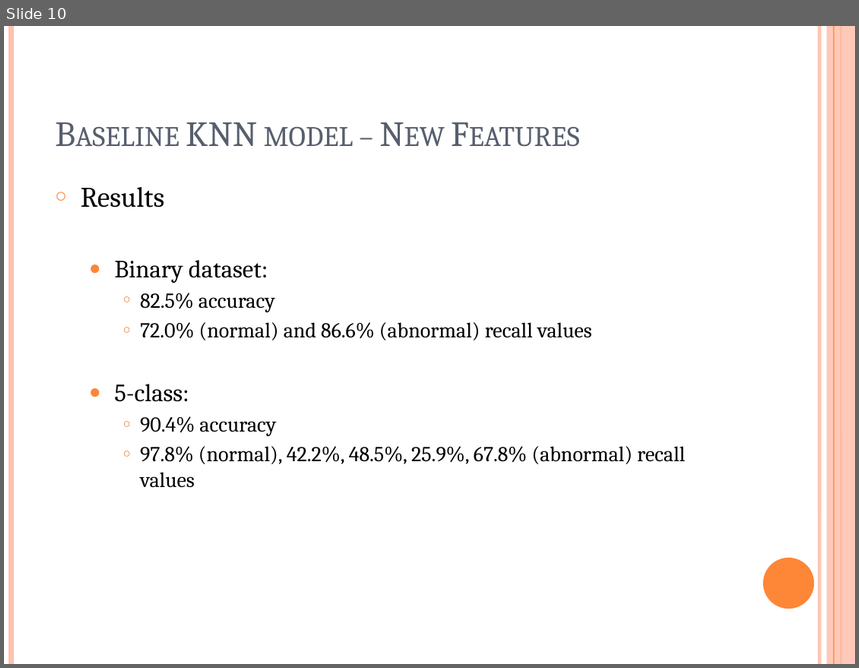
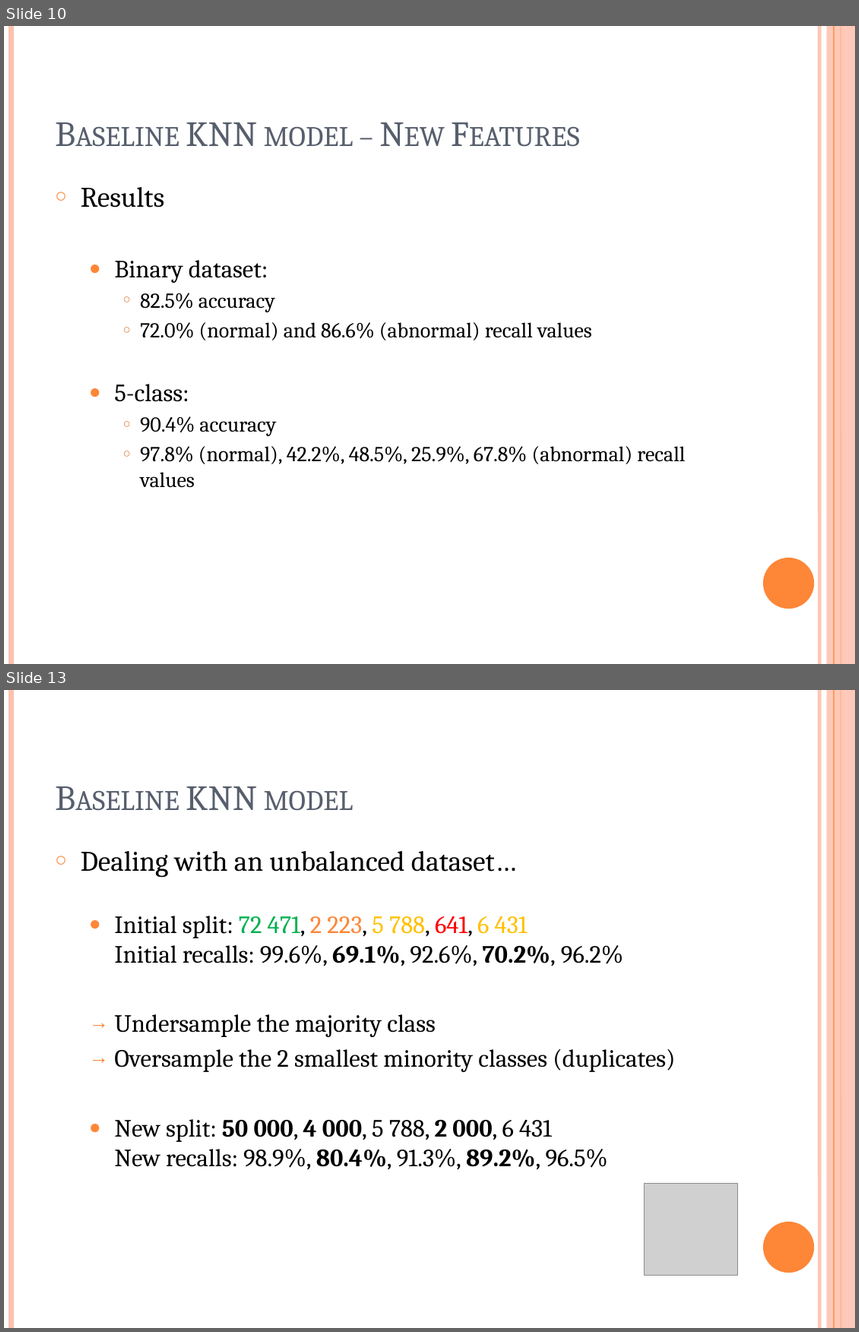
Before and after one commit to EmilieTrouillard/AdvCDA_case1, a slide deck: ECG_presentation3.pptx. Shown one above the other, each under a label of ours: slide 10 before the commit, slides 10 and 13 after it; the slides between them are not shown. The pictures are 859x668 and 859x1332 pixels, drawn with LibreOffice and Linux fonts; fonts in the diff are those of the drawing; grey boxes stand for pictures. Boxes give left, top, right and bottom in pixels: in the first picture for what was removed or moved away, otherwise in the second. Text is boxed around its words. In the diff, an @@ line names an element or a change of style, - is before the commit and + after.

```diff
--- a/ECG_presentation3.pptx
+++ b/ECG_presentation3.pptx
@@ slide 13 added at (x1=4, y1=690, x2=855, y2=1328), background #FFFFFF; not listed: 6 template elements that a slide beside it also shows @@
@@ title added at (x1=186, y1=787, x2=354, y2=811), 30 pt, text #575F6D, small capitals @@
+Baseline KNN model
@@ text added at (x1=81, y1=851, x2=675, y2=1170), 21 pt, text #000000 @@
+○ Dealing with an unbalanced dataset…
+  ● Initial split: 72 471, 2 223, 5 788, 641, 6 431
+    Initial recalls: 99.6%, 69.1%, 92.6%, 70.2%, 96.2%
+  → Undersample the majority class
+  → Oversample the 2 smallest minority classes (duplicates)
+  ● New split: 50 000, 4 000, 5 788, 2 000, 6 431
+    New recalls: 98.9%, 80.4%, 91.3%, 89.2%, 96.5%
@@ picture added at (x1=644, y1=1184, x2=737, y2=1276) @@
```
Also in this commit, not shown: 1 slide changed, 3 other slides added, 1 other file.
